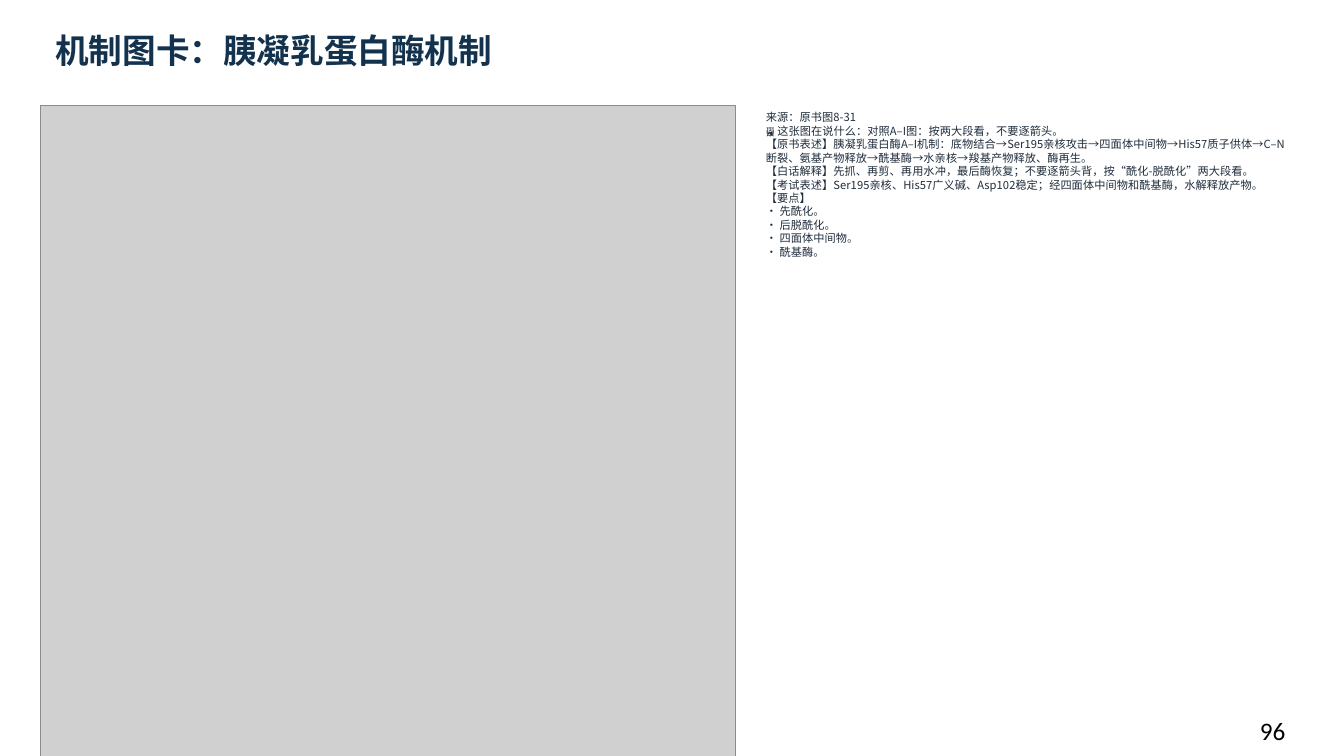
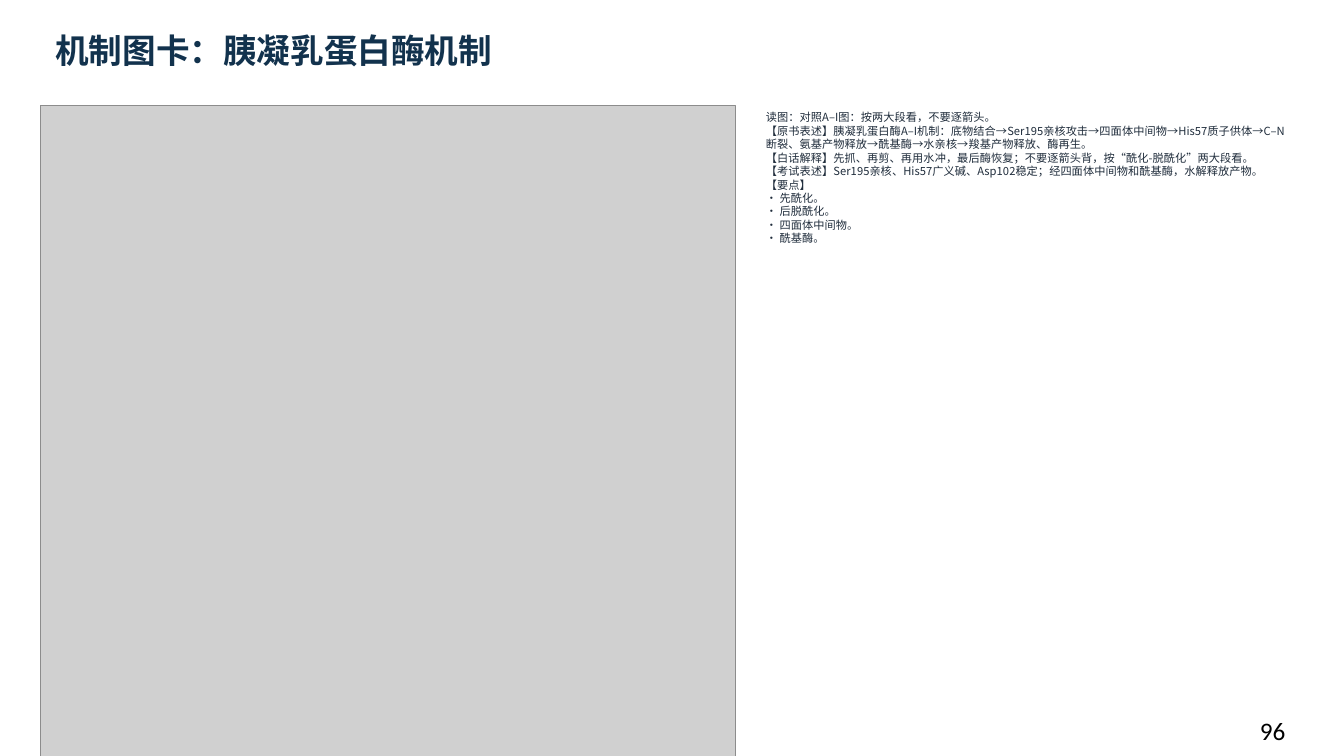
Before and after one commit to newkan-li/Biochemistry, a slide deck: slide 96 of downloads/bc08-ai-style.pptx. Drawn at 1344x756 pixels with LibreOffice and Linux fonts; fonts in the diff are those of the drawing; grey boxes stand for pictures. Boxes give left, top, right and bottom in pixels: in the first picture for what was removed or moved away, otherwise in the second. Text is boxed around its words. In the diff, an @@ line names an element or a change of style, - is before the commit and + after.

Commit message:
bc08补58页老师原页读图讲解:53页缺图注补齐,下载PPT同步;版本20261112cdn

```diff
--- a/downloads/bc08-ai-style.pptx
+++ b/downloads/bc08-ai-style.pptx
@@ text at box(766, 111, 1285, 243): text changed @@
-来源：原书图8-31
-🖼 这张图在说什么：对照A–I图：按两大段看，不要逐箭头。
-【原书表述】胰凝乳蛋白酶A–I机制：底物结合→Ser195亲核攻击→四面体中间物→His57质子供体→C–N断裂、氨基产物释放→酰基酶→水亲核→羧基产物释放、酶再生。
-【白话解释】先抓、再剪、再用水冲，最后酶恢复；不要逐箭头背，按“酰化-脱酰化”两大段看。
-【考试表述】Ser195亲核、His57广义碱、Asp102稳定；经四面体中间物和酰基酶，水解释放产物。
-【要点】
-• 先酰化。
-• 后脱酰化。
-• 四面体中间物。
-• 酰基酶。
+读图：对照A–I图：按两大段看，不要逐箭头。
+【原书表述】胰凝乳蛋白酶A–I机制：底物结合→Ser195亲核攻击→四面体中间物→His57质子供体→C–N断裂、氨基产物释放→酰基酶→水亲核→羧基产物释放、酶再生。
+【白话解释】先抓、再剪、再用水冲，最后酶恢复；不要逐箭头背，按“酰化-脱酰化”两大段看。
+【考试表述】Ser195亲核、His57广义碱、Asp102稳定；经四面体中间物和酰基酶，水解释放产物。
+【要点】
+• 先酰化。
+• 后脱酰化。
+• 四面体中间物。
+• 酰基酶。
```
Also in this commit, not shown: 107 other slides changed, 6 other files.
